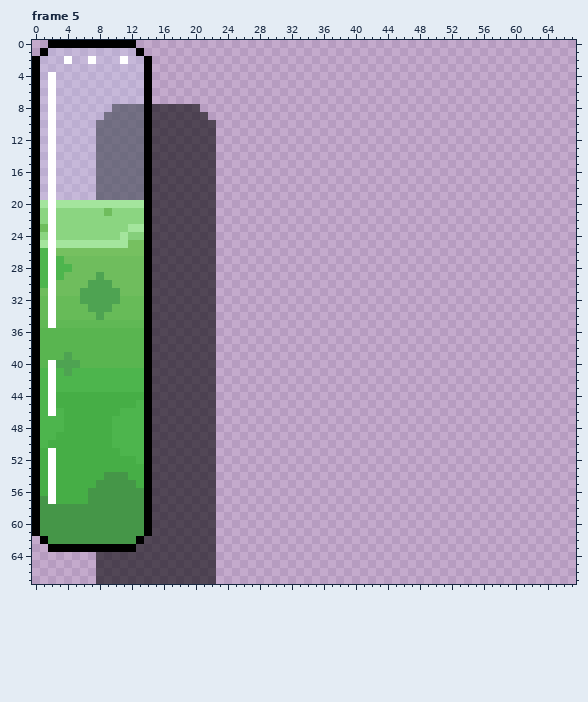
A pixel-art file gets an edit: artAssets/uiElements/acidText/number1.aseprite. Above: the version before the commit.
68x68 pixels, 9 frames. Colours within 5 levels of each other are drawn and written as one. Shown: frame 5. The commit also changed other frames, which this record leaves out.
The result:
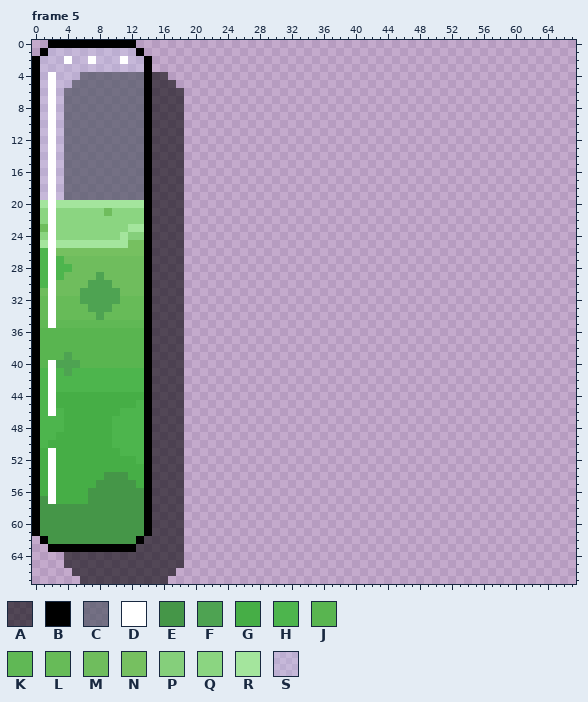
Palette (. is transparent): A #00000094  B #000000  C #515765b2  D #ffffff  E #459648  F #4ea352  G #46ae46  H #4db54d  J #59b550  K #60b855  L #67bb58  M #6fbd5d  N #76c060  P #85cf7b  Q #8bd581  R #a4e59d  S #cbdbfc47
The edit:
Changed rows in their new state; - is an unchanged pixel.
Frame 5, layer "shadow":
first column x 4:
 4 --CCCCCCCC-AA------
 5 -CCCCCCCCC-AAA-----
 6 CCCCCCCCCC-AAAA----
 7 CCCCCCCCCC-AAAA----
 8 CCCCCC---------..--
 9 CCCCC----------...-
10 CCCC-----------....
11 CCCC-----------....
12 CCCC-----------....
13 CCCC-----------....
14 CCCC-----------....
15 CCCC-----------....
16 CCCC-----------....
17 CCCC-----------....
18 CCCC-----------....
19 CCCC-----------....
20 ---------------....
21 ---------------....
22 ---------------....
23 ---------------....
24 ---------------....
25 ---------------....
26 ---------------....
27 ---------------....
28 ---------------....
29 ---------------....
30 ---------------....
31 ---------------....
32 ---------------....
33 ---------------....
34 ---------------....
35 ---------------....
36 ---------------....
37 ---------------....
38 ---------------....
39 ---------------....
40 ---------------....
41 ---------------....
42 ---------------....
43 ---------------....
44 ---------------....
45 ---------------....
46 ---------------....
47 ---------------....
48 ---------------....
49 ---------------....
50 ---------------....
51 ---------------....
52 ---------------....
53 ---------------....
54 ---------------....
55 ---------------....
56 ---------------....
57 ---------------....
58 ---------------....
59 ---------------....
60 ---------------....
61 ---------------....
62 ---------------....
63 ---------------....
64 AAAA-----------....
65 AAAA-----------....
66 -AAA----------.....
67 --AA---------......
